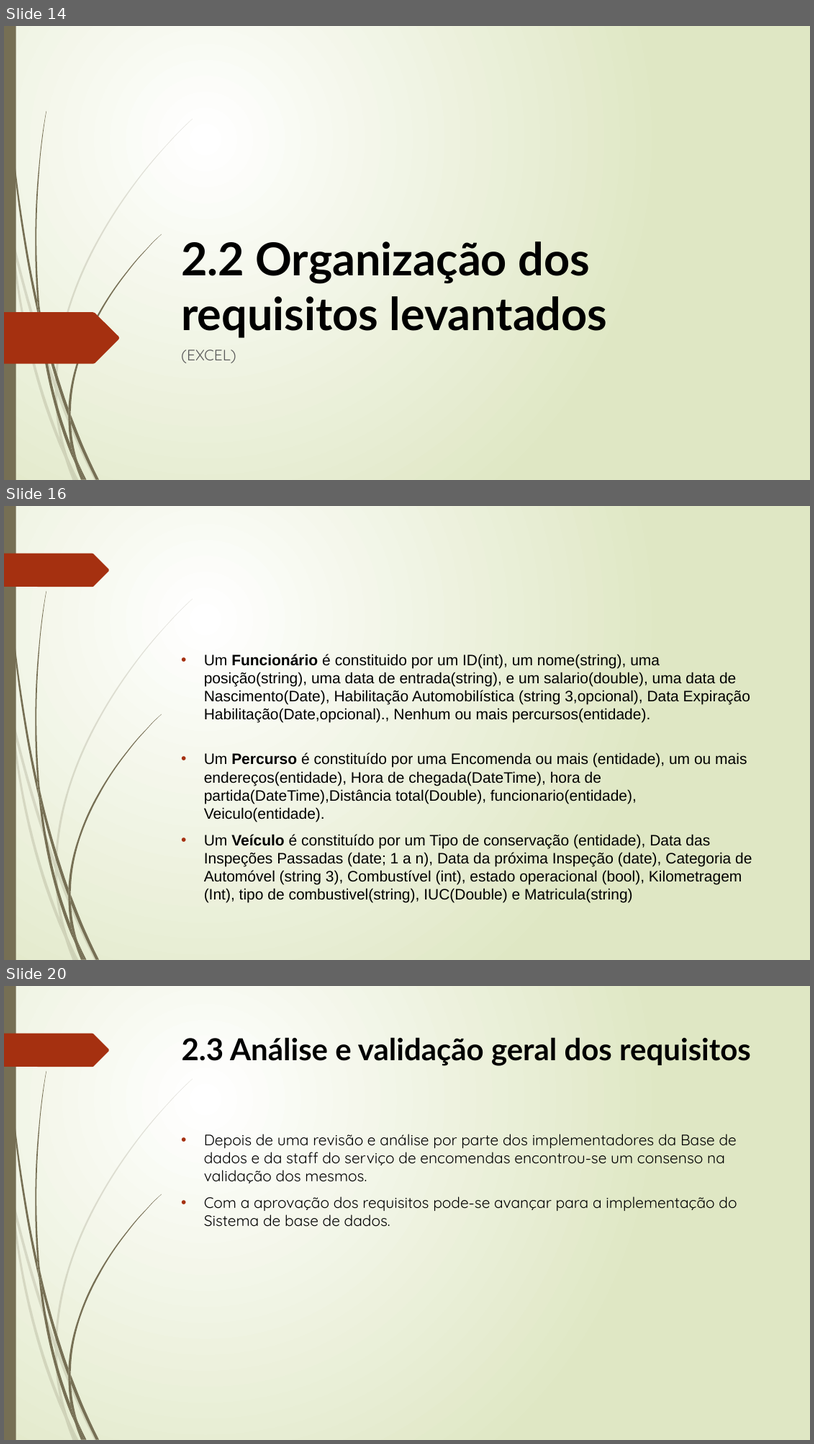
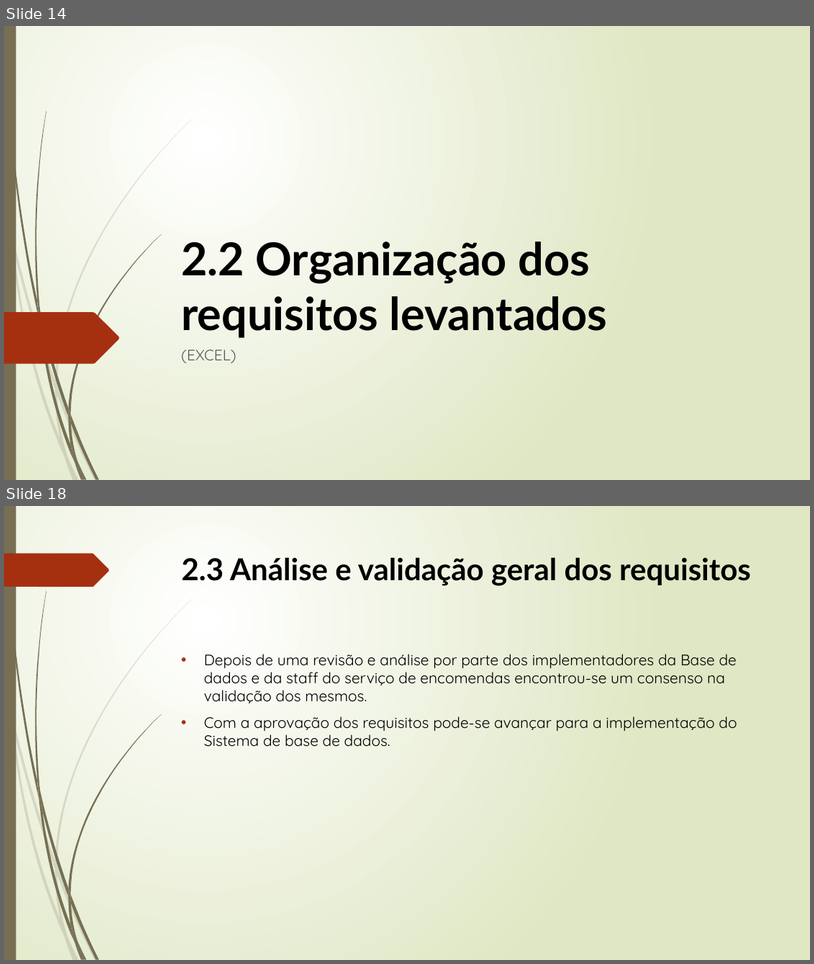
Before and after one commit to Lucenix/BD-TP, a slide deck: Apresentação1.pptx. Shown one above the other, each under a label of ours: slides 14, 16 and 20 before the commit, slides 14 and 18 after it; the slides between them are not shown. The pictures are 814x1444 and 814x964 pixels, drawn with LibreOffice and Linux fonts; fonts in the diff are those of the drawing. Boxes give left, top, right and bottom in pixels: in the first picture for what was removed or moved away, otherwise in the second. Text is boxed around its words. In the diff, an @@ line names an element or a change of style, - is before the commit and + after.

Commit message:
mais power to point

```diff
--- a/Apresentação1.pptx
+++ b/Apresentação1.pptx
@@ slide 16 removed at (4,506,810,960), background gradient #FFFFFF to #DFE8C4; not listed: 24 template elements that a slide beside it also shows @@
@@ text removed at (204,654,752,903) @@
-• Um Funcionário é constituido por um ID(int), um nome(string), uma posição(string), uma data de entrada(string), e um salario(double), uma data de Nascimento(Date), Habilitação Automobilística (string 3,opcional), Data Expiração Habilitação(Date,opcional)., Nenhum ou mais percursos(entidade).
-• Um Percurso é constituído por uma Encomenda ou mais (entidade), um ou mais endereços(entidade), Hora de chegada(DateTime), hora de partida(DateTime),Distância total(Double), funcionario(entidade), Veiculo(entidade).
-• Um Veículo é constituído por um Tipo de conservação (entidade), Data das Inspeções Passadas (date; 1 a n), Data da próxima Inspeção (date), Categoria de Automóvel (string 3), Combustível (int), estado operacional (bool), Kilometragem (Int), tipo de combustivel(string), IUC(Double) e Matricula(string)
@@ what was slide 20 is now slide 18 @@
```
Also in this commit, not shown: 2 slides changed, 5 slides added, 5 other slides removed.
